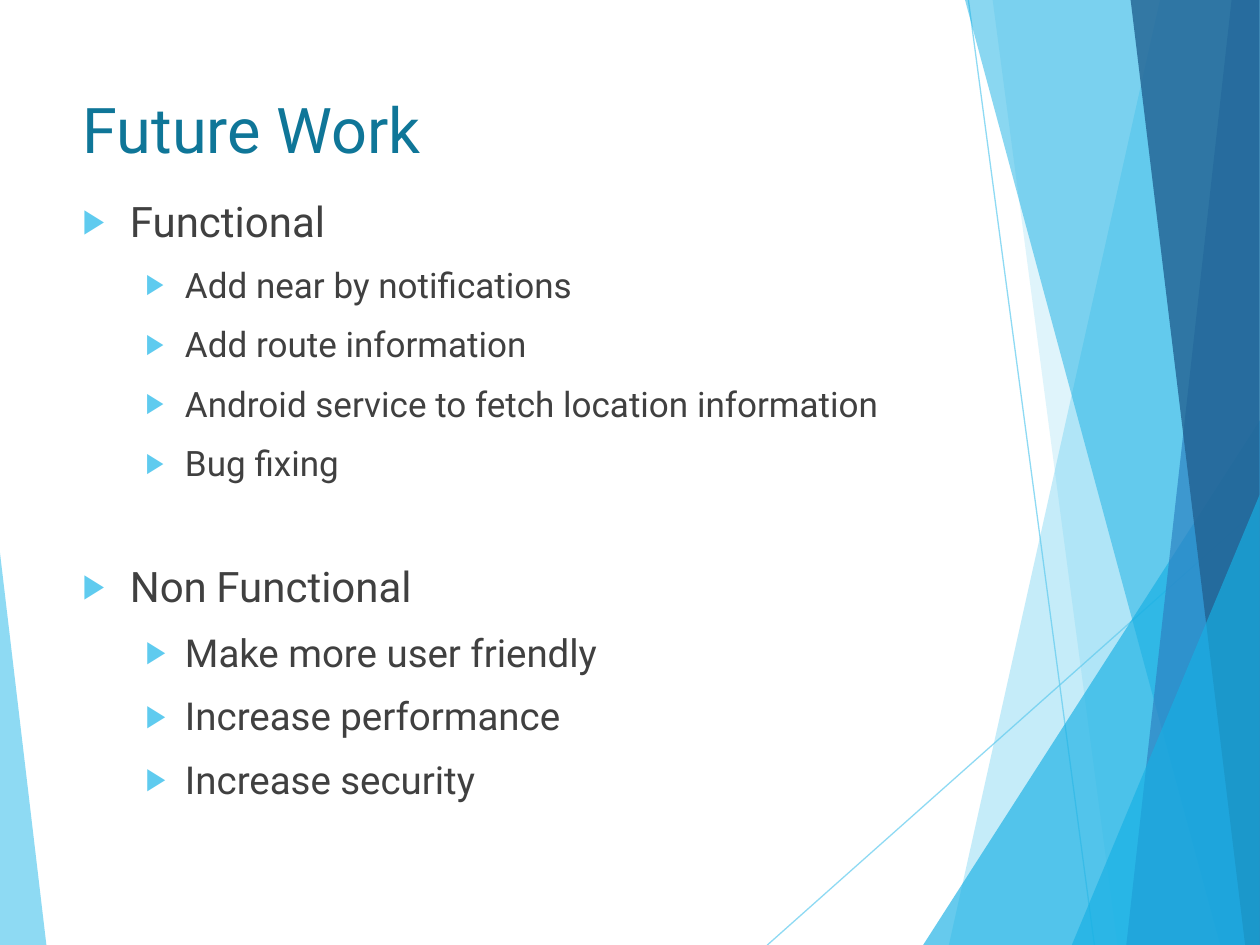
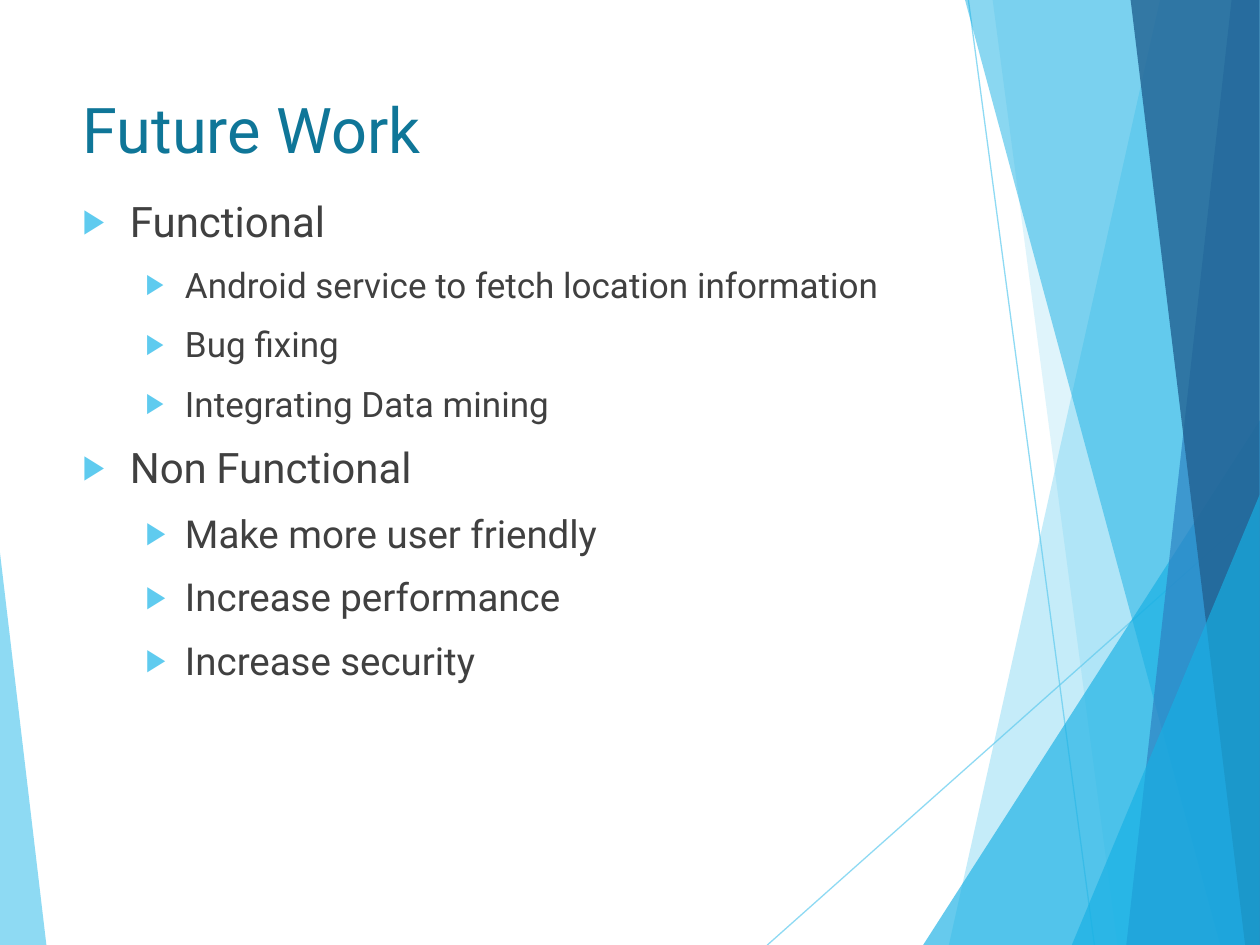
Before and after one commit to isurudewasurendra/SappuSavari, a slide deck: slide 26 of documentation/Location Based Mobile Marketing System.pptx (slide 25 before the commit). Drawn at 1260x945 pixels with LibreOffice and Linux fonts; fonts in the diff are those of the drawing. Boxes give left, top, right and bottom in pixels: in the first picture for what was removed or moved away, otherwise in the second. Text is boxed around its words. In the diff, an @@ line names an element or a change of style, - is before the commit and + after.

```diff
--- a/documentation/Location Based Mobile Marketing System.pptx
+++ b/documentation/Location Based Mobile Marketing System.pptx
@@ text at (185,271,571,358): paragraphs removed @@
-  ▶ Add near by notifications
-  ▶ Add route information
@@ text at (185,392,549,425): paragraph added @@
+  ▶ Integrating Data mining
```
Also in this commit, not shown: 7 other slides changed, 1 slide added, 1 other file.
